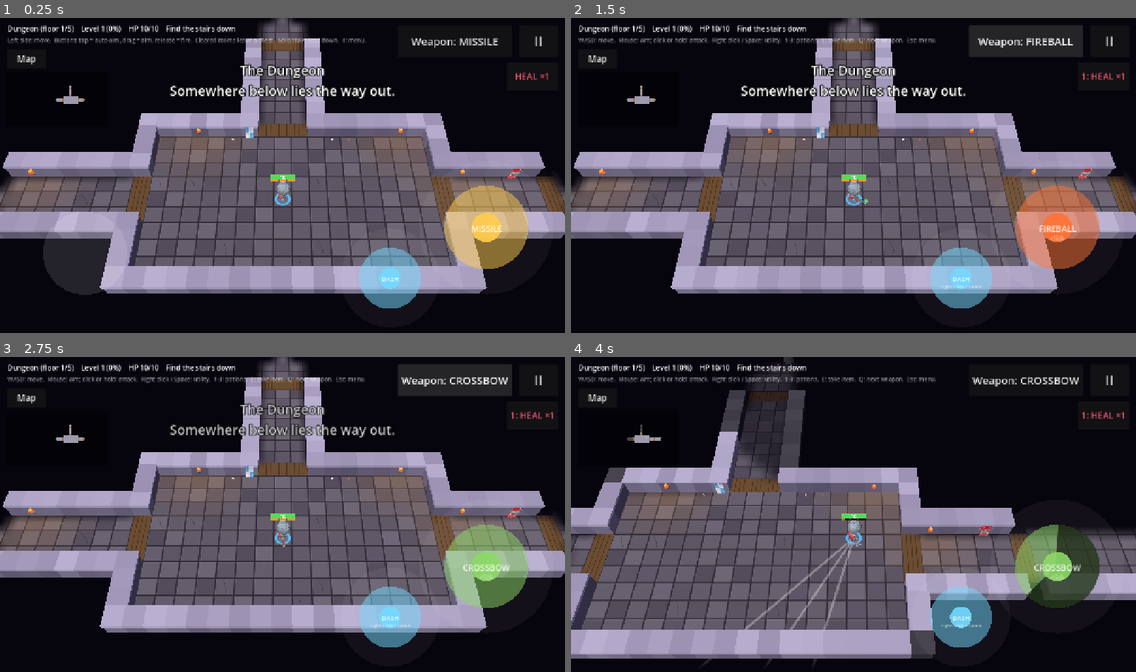
Above: before the commit, frames 1-4 (two rows, left to right).
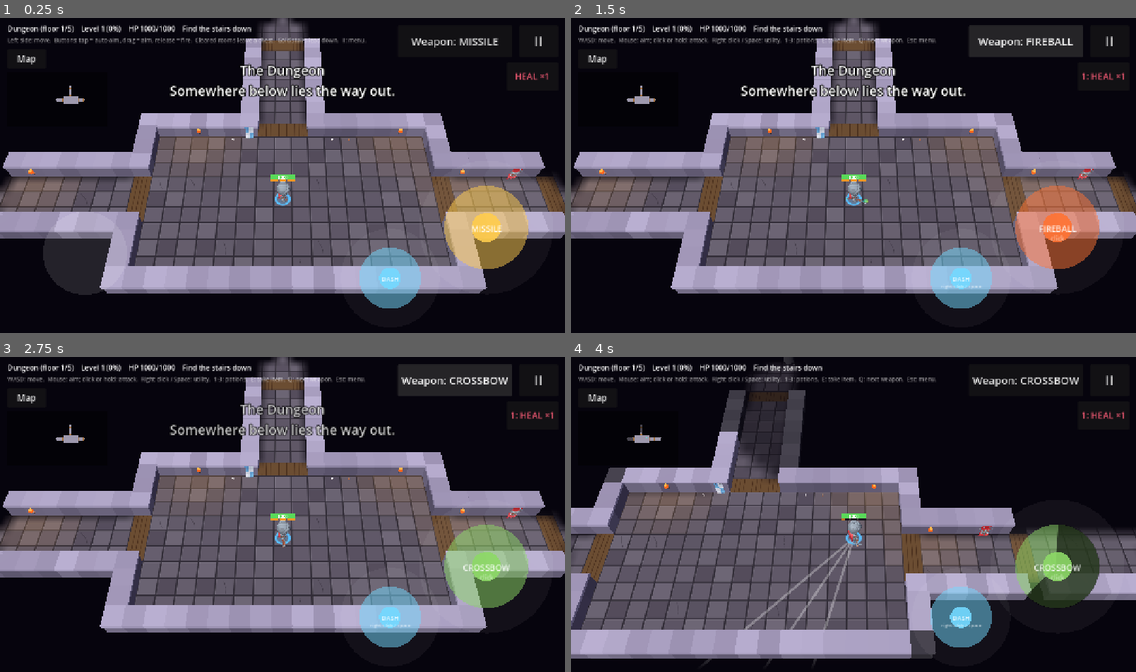
Above: after the commit, the same moments.

Repository: Zenb0t/toto
Game: Godot game, scene res://scenes/main.tscn
The game is run twice, just before and just after one commit, with the same random seed, the same clock (stepped at 60 frames per second) and the same inputs.
Inputs (mouse positions are in pixels of both pictures, inside the frame that each line leads up to):
- Up to frame 1 (0.25 s): no input
- Up to frame 2 (1.5 s): click "Weapon: MISSILE" at 0.5 s; click "Weapon: SWORD" at 1.25 s
- Up to frame 3 (2.75 s): click "Weapon: FIREBALL" at 2 s
- Up to frame 4 (4 s): tap Enter at 2.75 s; move the mouse to (977, 498) at 2.77 s; press the mouse at (977, 498) at 2.78 s; hold D (move_right) 2.78-3.5 s; tap Space at 3.02 s; release the mouse at (977, 498) at 3.5 s; drag from (740, 530) to (825, 577) at 3.52 s

The runs differ from the first frame. In frame 1, 0.3% of the frame differs, in the area x 26-51%, y 2-52%; in frame 2, 0.3%; in frame 3, 0.3%; in frame 4, 0.3%.

Commit message:
Health and damage on a x100 scale; punches do half a missile
- Every health, damage and healing number is 100x bigger: the hero has
  1000, a bandit 300, a Magic Missile does 100, lava 100, levels add 200.
- Knuckles do 50 per punch: two punches to one old point of damage.
- Tune knobs for damage and healing are marked as health points and get
  finer steps; tuning saved on the old scale is multiplied by 100 when
  loaded, so saved tweaks keep their meaning.

Co-Authored-By: Claude Opus 5.5 <noreply@anthropic.com>
Claude-Session: https://claude.ai/code/session_015ZGKCCJdA1nx2f1Xhpqp12

Diff:
--- a/scripts/actors/enemy.gd
+++ b/scripts/actors/enemy.gd
@@ -15,7 +15,7 @@
 ## Every enemy is in this group, so area attacks can find them.
 const GROUP := &"enemies"
 const DEFAULT_MOVE_SPEED := 85.0
-const DEFAULT_MAX_HEALTH := 3
+const DEFAULT_MAX_HEALTH := 300
 ## Every kind of enemy is this much tougher than the Bestiary lists it.
 const DEFAULT_HEALTH_MULTIPLIER := 1.1
 ## Enemies hold one charge of ammo and reload it this many times slower than the player does with the same
--- a/scripts/actors/player.gd
+++ b/scripts/actors/player.gd
@@ -13,7 +13,7 @@
 ## The player is in this group, so area attacks (like the fireball's blast) can find them.
 const GROUP := &"players"
 const DEFAULT_MOVE_SPEED := 140.0
-const MAX_HEALTH := 10
+const MAX_HEALTH := 1000
 const RADIUS := 12.0
 const BODY_COLOR := Color(0.35, 0.75, 1.0)
 const AIM_PREVIEW_COLOR := Color(1, 1, 1, 0.3)
--- a/scripts/dungeon/lava_burn.gd
+++ b/scripts/dungeon/lava_burn.gd
@@ -3,7 +3,7 @@
 ## How much lava hurts whoever stands in it: a burn the moment they step in, then another every
 ## BURN_INTERVAL while they stay. Stepping out resets it. Knows no nodes: the caller says who is where.
 
-const DAMAGE := 1
+const DAMAGE := 100
 const BURN_INTERVAL := 0.5
 
 var _time_in_lava := {}  # actor key -> seconds since the last burn
--- a/scripts/equipment/battleaxe.gd
+++ b/scripts/equipment/battleaxe.gd
@@ -15,5 +15,5 @@
 	windup = 0.35
 	reach = 85.0
 	arc_degrees = 180.0
-	damage = 4
+	damage = 400
 	sweep_seconds = 0.25
--- a/scripts/equipment/crossbow.gd
+++ b/scripts/equipment/crossbow.gd
@@ -6,7 +6,7 @@
 var spread_degrees := 30.0
 var shot_speed := 480.0
 var shot_range := 380.0
-var damage := 1
+var damage := 100
 
 
 func _init() -> void:
@@ -26,7 +26,7 @@
 		Knob.new("spread_degrees", "Spread (deg)", 0, 120, 5),
 		Knob.new("shot_speed", "Shot speed", 100, 1200, 10),
 		Knob.new("shot_range", "Range", 100, 1000, 10),
-		Knob.new("damage", "Damage", 1, 5, 1),
+		Knob.new("damage", "Damage", 10, 500, 10, true),
 	])
 	return result
 
--- a/scripts/equipment/fireball.gd
+++ b/scripts/equipment/fireball.gd
@@ -5,7 +5,7 @@
 
 var shot_speed := 300.0
 var shot_range := 280.0
-var damage := 2
+var damage := 200
 var blast_radius := 70.0
 
 
@@ -24,7 +24,7 @@
 	result.append_array([
 		Knob.new("shot_speed", "Throw speed", 60, 800, 10),
 		Knob.new("shot_range", "Max range", 100, 1000, 10),
-		Knob.new("damage", "Damage", 1, 5, 1),
+		Knob.new("damage", "Damage", 10, 500, 10, true),
 		Knob.new("blast_radius", "Blast radius", 20, 200, 5),
 	])
 	return result
--- a/scripts/equipment/frost_nova.gd
+++ b/scripts/equipment/frost_nova.gd
@@ -4,7 +4,7 @@
 ## them (movement and attacks) for a while. Aiming doesn't matter; holding the button shows the area.
 
 var radius := 110.0
-var damage := 1
+var damage := 100
 ## Slowed enemies act at this fraction of their speed.
 var slow_multiplier := 0.5
 var slow_seconds := 2.5
@@ -22,7 +22,7 @@
 func knobs() -> Array[Knob]:
 	var result: Array[Knob] = [
 		Knob.new("radius", "Radius", 40, 300, 5),
-		Knob.new("damage", "Damage", 0, 5, 1),
+		Knob.new("damage", "Damage", 0, 500, 10, true),
 		Knob.new("slow_multiplier", "Slowed speed (x)", 0.1, 1.0, 0.05),
 		Knob.new("slow_seconds", "Slow time (s)", 0.5, 8.0, 0.1),
 	]
--- a/scripts/equipment/knuckles.gd
+++ b/scripts/equipment/knuckles.gd
@@ -7,7 +7,7 @@
 var punches := 4
 var punch_range := 90.0
 var punch_speed := 900.0
-var damage := 1
+var damage := 50
 ## Punches land a little to either side of the aim, alternating.
 var spread_degrees := 8.0
 ## Seconds between two punches of a flurry.
@@ -30,7 +30,7 @@
 		Knob.new("punches", "Punches", 1, 8, 1),
 		Knob.new("punch_range", "Reach", 30, 200, 5),
 		Knob.new("punch_speed", "Punch speed", 200, 1500, 10),
-		Knob.new("damage", "Damage per punch", 1, 5, 1),
+		Knob.new("damage", "Damage per punch", 10, 500, 10, true),
 		Knob.new("spread_degrees", "Spread (deg)", 0, 30, 1),
 		Knob.new("punch_gap", "Between punches (s)", 0.0, 0.3, 0.01),
 	])
--- a/scripts/equipment/lightning_bolt.gd
+++ b/scripts/equipment/lightning_bolt.gd
@@ -5,7 +5,7 @@
 
 var shot_speed := 620.0
 var shot_range := 480.0
-var damage := 1
+var damage := 100
 ## How many times it jumps on from an enemy it hit, and how far it can jump.
 var chains := 2
 var chain_range := 160.0
@@ -26,7 +26,7 @@
 	result.append_array([
 		Knob.new("shot_speed", "Shot speed", 200, 1500, 10),
 		Knob.new("shot_range", "Range", 100, 1200, 10),
-		Knob.new("damage", "Damage", 1, 5, 1),
+		Knob.new("damage", "Damage", 10, 500, 10, true),
 		Knob.new("chains", "Jumps", 0, 5, 1),
 		Knob.new("chain_range", "Jump range", 40, 400, 10),
 	])
--- a/scripts/equipment/magic_missile.gd
+++ b/scripts/equipment/magic_missile.gd
@@ -5,7 +5,7 @@
 
 var shot_speed := 360.0
 var shot_range := 420.0
-var shot_damage := 1
+var shot_damage := 100
 
 
 func _init() -> void:
@@ -23,7 +23,7 @@
 	result.append_array([
 		Knob.new("shot_speed", "Shot speed", 100, 1200, 10),
 		Knob.new("shot_range", "Range", 100, 1000, 10),
-		Knob.new("shot_damage", "Damage", 1, 5, 1),
+		Knob.new("shot_damage", "Damage", 10, 500, 10, true),
 	])
 	return result
 
--- a/scripts/equipment/mephitic_cloud.gd
+++ b/scripts/equipment/mephitic_cloud.gd
@@ -5,7 +5,7 @@
 
 var shot_speed := 320.0
 var shot_range := 380.0
-var damage := 1
+var damage := 100
 var cloud_radius := 75.0
 var cloud_seconds := 3.0
 
@@ -24,7 +24,7 @@
 	var result := super.knobs()
 	result.append_array([
 		Knob.new("shot_range", "Max range", 100, 1000, 10),
-		Knob.new("damage", "Damage per tick", 1, 3, 1),
+		Knob.new("damage", "Damage per tick", 10, 300, 10, true),
 		Knob.new("cloud_radius", "Cloud radius", 20, 200, 5),
 		Knob.new("cloud_seconds", "Cloud time (s)", 0.5, 8.0, 0.1),
 	])
--- a/scripts/equipment/sword.gd
+++ b/scripts/equipment/sword.gd
@@ -5,7 +5,7 @@
 
 var reach := 70.0
 var arc_degrees := 110.0
-var damage := 2
+var damage := 200
 var sweep_seconds := 0.15
 
 
@@ -25,7 +25,7 @@
 		Knob.new("reach", "Reach", 30, 200, 5),
 		Knob.new("arc_degrees", "Arc (deg)", 20, 360, 5),
 		Knob.new("sweep_seconds", "Sweep (s)", 0.0, 0.6, 0.01),
-		Knob.new("damage", "Damage", 1, 5, 1),
+		Knob.new("damage", "Damage", 10, 500, 10, true),
 	])
 	return result
 
--- a/scripts/monsters/bestiary.gd
+++ b/scripts/monsters/bestiary.gd
@@ -19,23 +19,23 @@
 static func all() -> Array[Monster]:
 	return [
 		# id, name, map letter, weapon, health, speed, size, extra damage, race, colour
-		Monster.new("kobold", "Kobold", "k", "sword", 2, 1.25, 0.8, 0, "kobold", KOBOLD_COLOR),
-		Monster.new("goblin", "Goblin", "g", "wand", 2, 1.1, 0.85, 0, "goblin", GOBLIN_COLOR),
-		Monster.new("goblin_archer", "Goblin archer", "a", "crossbow", 2, 1.1, 0.85, 0, "goblin", GOBLIN_COLOR),
-		Monster.new("bandit", "Bandit", "s", "sword", 3, 1.0, 1.0, 0, "human", HUMAN_COLOR),
-		Monster.new("apprentice", "Apprentice", "w", "wand", 3, 1.0, 1.0, 0, "human", HUMAN_COLOR),
-		Monster.new("crossbowman", "Crossbowman", "c", "crossbow", 3, 1.0, 1.0, 0, "human", HUMAN_COLOR),
-		Monster.new("pyromancer", "Pyromancer", "f", "fireball", 3, 1.0, 1.0, 0, "human", HUMAN_COLOR),
-		Monster.new("necromancer", "Necromancer", "n", "mephitic_cloud", 4, 0.95, 1.0, 0, "human", NECROMANCER_COLOR),
-		Monster.new("orc", "Orc", "o", "sword", 5, 1.0, 1.15, 0, "orc", ORC_COLOR),
-		Monster.new("orc_wizard", "Orc wizard", "W", "fireball", 4, 0.95, 1.1, 0, "orc", ORC_WIZARD_COLOR),
-		Monster.new("dwarf", "Dwarf", "d", "crossbow", 8, 0.7, 0.95, 0, "dwarf", DWARF_COLOR),
-		Monster.new("deep_elf_mage", "Deep elf mage", "e", "lightning_bolt", 5, 1.05, 0.95, 0, "elf", DEEP_ELF_COLOR),
-		Monster.new("skeleton", "Skeleton", "z", "sword", 4, 0.9, 1.0, 0, "undead", UNDEAD_COLOR),
-		Monster.new("skeleton_archer", "Skeleton archer", "x", "crossbow", 4, 0.9, 1.0, 0, "undead", UNDEAD_COLOR),
-		Monster.new("skeletal_mage", "Skeletal mage", "m", "mephitic_cloud", 5, 0.9, 1.0, 0, "undead", UNDEAD_COLOR),
-		Monster.new("skeleton_warrior", "Skeleton warrior", "Z", "battleaxe", 7, 0.85, 1.1, 0, "undead", UNDEAD_COLOR),
-		Monster.new("ogre", "Ogre", "O", "battleaxe", 14, 0.6, 1.6, 1, "ogre", OGRE_COLOR),
+		Monster.new("kobold", "Kobold", "k", "sword", 200, 1.25, 0.8, 0, "kobold", KOBOLD_COLOR),
+		Monster.new("goblin", "Goblin", "g", "wand", 200, 1.1, 0.85, 0, "goblin", GOBLIN_COLOR),
+		Monster.new("goblin_archer", "Goblin archer", "a", "crossbow", 200, 1.1, 0.85, 0, "goblin", GOBLIN_COLOR),
+		Monster.new("bandit", "Bandit", "s", "sword", 300, 1.0, 1.0, 0, "human", HUMAN_COLOR),
+		Monster.new("apprentice", "Apprentice", "w", "wand", 300, 1.0, 1.0, 0, "human", HUMAN_COLOR),
+		Monster.new("crossbowman", "Crossbowman", "c", "crossbow", 300, 1.0, 1.0, 0, "human", HUMAN_COLOR),
+		Monster.new("pyromancer", "Pyromancer", "f", "fireball", 300, 1.0, 1.0, 0, "human", HUMAN_COLOR),
+		Monster.new("necromancer", "Necromancer", "n", "mephitic_cloud", 400, 0.95, 1.0, 0, "human", NECROMANCER_COLOR),
+		Monster.new("orc", "Orc", "o", "sword", 500, 1.0, 1.15, 0, "orc", ORC_COLOR),
+		Monster.new("orc_wizard", "Orc wizard", "W", "fireball", 400, 0.95, 1.1, 0, "orc", ORC_WIZARD_COLOR),
+		Monster.new("dwarf", "Dwarf", "d", "crossbow", 800, 0.7, 0.95, 0, "dwarf", DWARF_COLOR),
+		Monster.new("deep_elf_mage", "Deep elf mage", "e", "lightning_bolt", 500, 1.05, 0.95, 0, "elf", DEEP_ELF_COLOR),
+		Monster.new("skeleton", "Skeleton", "z", "sword", 400, 0.9, 1.0, 0, "undead", UNDEAD_COLOR),
+		Monster.new("skeleton_archer", "Skeleton archer", "x", "crossbow", 400, 0.9, 1.0, 0, "undead", UNDEAD_COLOR),
+		Monster.new("skeletal_mage", "Skeletal mage", "m", "mephitic_cloud", 500, 0.9, 1.0, 0, "undead", UNDEAD_COLOR),
+		Monster.new("skeleton_warrior", "Skeleton warrior", "Z", "battleaxe", 700, 0.85, 1.1, 0, "undead", UNDEAD_COLOR),
+		Monster.new("ogre", "Ogre", "O", "battleaxe", 1400, 0.6, 1.6, 100, "ogre", OGRE_COLOR),
 	]
 
 
--- a/scripts/monsters/monster.gd
+++ b/scripts/monsters/monster.gd
@@ -9,7 +9,7 @@
 ## Its symbol in the map format (see DungeonMapParser).
 var letter := ""
 var weapon_id := ""
-var max_health := 3
+var max_health := 300
 ## How fast it moves, relative to the tuned enemy speed.
 var speed_multiplier := 1.0
 ## How big it is, relative to an ordinary enemy: its body (what attacks hit) and its model.
--- a/scripts/potions/healing_potion.gd
+++ b/scripts/potions/healing_potion.gd
@@ -2,7 +2,7 @@
 extends Potion
 ## Restores some health at once. The only way to heal: the Heal utility it replaced was too strong.
 
-var amount := 4
+var amount := 400
 
 
 func _init() -> void:
@@ -15,7 +15,7 @@
 
 
 func knobs() -> Array[Knob]:
-	return [Knob.new("amount", "Health restored", 1, 10, 1)]
+	return [Knob.new("amount", "Health restored", 50, 1000, 10, true)]
 
 
 func effect() -> UtilityEffect:
--- a/scripts/potions/might_potion.gd
+++ b/scripts/potions/might_potion.gd
@@ -2,7 +2,7 @@
 extends Potion
 ## Hits harder for a while: every attack does extra damage.
 
-var bonus_damage := 1
+var bonus_damage := 100
 var duration := 8.0
 
 
@@ -16,7 +16,7 @@
 
 func knobs() -> Array[Knob]:
 	return [
-		Knob.new("bonus_damage", "Extra damage", 1, 5, 1),
+		Knob.new("bonus_damage", "Extra damage", 10, 500, 10, true),
 		Knob.new("duration", "Duration (s)", 1.0, 20.0, 0.5),
 	]
 
--- a/scripts/run/experience.gd
+++ b/scripts/run/experience.gd
@@ -5,9 +5,9 @@
 
 const MAX_LEVEL := 10
 ## Going from level n to n + 1 takes n times this many points.
-const POINTS_PER_LEVEL := 5
+const POINTS_PER_LEVEL := 500
 ## Extra maximum health for every level above the first.
-const HEALTH_PER_LEVEL := 2
+const HEALTH_PER_LEVEL := 200
 
 var points := 0
 
--- a/scripts/settings/game_settings.gd
+++ b/scripts/settings/game_settings.gd
@@ -7,6 +7,11 @@
 const _LAYOUT_KEY := "layout"
 const _TUNING_SECTION := "tuning"
 const _TUNING_KEY := "values"
+## How many health points one point of health was when the values were saved. Saves from before it
+## existed were on the old scale, where a hero had 10 health instead of 1000.
+const _TUNING_SCALE_KEY := "health_scale"
+const OLD_HEALTH_SCALE := 1
+const HEALTH_SCALE := 100
 
 const _MINIMAP_SECTION := "minimap"
 const _MINIMAP_KEY := "shown"
@@ -29,14 +34,23 @@
 
 func load_tuning() -> Tuning:
 	var tuning := GameTuning.create()
-	var data: Variant = _store.load_section(_TUNING_SECTION).get(_TUNING_KEY)
+	var section := _store.load_section(_TUNING_SECTION)
+	var data: Variant = section.get(_TUNING_KEY)
 	if data is Dictionary:
-		tuning.load_dict(data)
+		var factor := _points_factor(section.get(_TUNING_SCALE_KEY, OLD_HEALTH_SCALE))
+		tuning.load_dict(GameTuning.rescaled_points(data, factor))
 	return tuning
 
 
+## What saved health points are multiplied by to reach today's scale. A broken scale leaves them as they are.
+static func _points_factor(saved_scale: Variant) -> float:
+	if (saved_scale is int or saved_scale is float) and saved_scale > 0:
+		return float(HEALTH_SCALE) / saved_scale
+	return 1.0
+
+
 func save_tuning(tuning: Tuning) -> Error:
-	return _store.save_section(_TUNING_SECTION, {_TUNING_KEY: tuning.to_dict()})
+	return _store.save_section(_TUNING_SECTION, {_TUNING_KEY: tuning.to_dict(), _TUNING_SCALE_KEY: HEALTH_SCALE})
 
 
 
--- a/scripts/tuning/game_tuning.gd
+++ b/scripts/tuning/game_tuning.gd
@@ -163,6 +163,31 @@
 	return Tuning.new(params)
 
 
+## The keys of knobs counted in health points (damage, healing), which old saves hold on an older scale.
+static func points_keys() -> Array[String]:
+	var keys: Array[String] = []
+	var tunables: Array = []
+	tunables.append_array(weapons())
+	tunables.append_array(utilities())
+	tunables.append_array(potions())
+	for each: Object in tunables:
+		for knob: Knob in each.knobs():
+			if knob.is_points:
+				keys.append(key(each.id, knob.field))
+	return keys
+
+
+## Saved values brought from an older health scale to this one: health points are multiplied by factor, the
+## rest stays as it was. Returns a new dictionary.
+static func rescaled_points(saved: Dictionary, factor: float) -> Dictionary:
+	var result := saved.duplicate()
+	for points_key in points_keys():
+		var value: Variant = result.get(points_key)
+		if value is float or value is int:
+			result[points_key] = value * factor
+	return result
+
+
 ## The Tune screen's menu: every group of knobs, sorted into sections. Weapons and utilities each get an
 ## entry under their section, with the equipped one marked.
 static func sections(equipped_weapon_id: String, equipped_utility_id: String) -> Array[TuningSection]:
--- a/scripts/tuning/knob.gd
+++ b/scripts/tuning/knob.gd
@@ -8,11 +8,16 @@
 var min_value: float
 var max_value: float
 var step: float
+## Health points (damage, healing): these moved to a finer scale once, and old saves get scaled with them.
+var is_points: bool
 
 
-func _init(field_name: String, knob_label: String, minimum: float, maximum: float, step_size: float) -> void:
+func _init(
+		field_name: String, knob_label: String, minimum: float, maximum: float, step_size: float,
+		counts_points := false) -> void:
 	field = field_name
 	label = knob_label
 	min_value = minimum
 	max_value = maximum
 	step = step_size
+	is_points = counts_points
--- a/tests/integration/test_monsters.gd
+++ b/tests/integration/test_monsters.gd
@@ -29,7 +29,7 @@
 
 func test_tuned_health_scales_every_kind_but_leaves_at_least_one() -> void:
 	assert_eq(_monster_at(Vector2.ZERO, "orc", 2.0).health.maximum, Bestiary.by_id("orc").max_health * 2)
-	assert_eq(_monster_at(Vector2(0, 100), "kobold", 0.1).health.maximum, 1)
+	assert_eq(_monster_at(Vector2(0, 100), "kobold", 0.001).health.maximum, 1)
 
 
 func test_a_big_monster_is_hit_from_farther_away() -> void:
--- a/tests/unit/test_game_settings.gd
+++ b/tests/unit/test_game_settings.gd
@@ -33,6 +33,25 @@
 	assert_eq(_settings().load_tuning().value(GameTuning.key("wand", "windup")), 0.5)
 
 
+func test_saved_damage_is_there_next_time_the_game_starts() -> void:
+	var tuning := GameTuning.create()
+	tuning.set_value(GameTuning.key("sword", "damage"), 250)
+	_settings().save_tuning(tuning)
+
+	assert_eq(_settings().load_tuning().value(GameTuning.key("sword", "damage")), 250.0)
+
+
+func test_damage_saved_before_health_went_up_a_hundredfold_is_scaled_with_it() -> void:
+	var config := ConfigFile.new()
+	config.set_value("tuning", "values", {"sword.damage": 3, "wand.windup": 0.4})
+	config.save(PATH)
+
+	var tuning := _settings().load_tuning()
+
+	assert_eq(tuning.value(GameTuning.key("sword", "damage")), 300.0)
+	assert_eq(tuning.value(GameTuning.key("wand", "windup")), 0.4)
+
+
 func test_saving_tuning_keeps_the_saved_layout() -> void:
 	var layout := ControlLayout.new()
 	layout.set_diameter(ControlLayout.UTILITY, 222.0)
--- a/tests/unit/test_game_tuning.gd
+++ b/tests/unit/test_game_tuning.gd
@@ -146,9 +146,9 @@
 func test_each_potion_keeps_its_own_settings() -> void:
 	var tuning := GameTuning.create()
 
-	tuning.set_value(GameTuning.key("healing", "amount"), 7)
+	tuning.set_value(GameTuning.key("healing", "amount"), 700)
 
-	assert_eq((GameTuning.potion(tuning, "healing") as HealingPotion).amount, 7)
+	assert_eq((GameTuning.potion(tuning, "healing") as HealingPotion).amount, 700)
 	assert_eq(GameTuning.potion(tuning, "haste").id, "haste")
 
 
@@ -157,3 +157,15 @@
 
 	assert_gt(weights["healing"], weights["haste"])
 	assert_gt(weights["healing"], weights["might"])
+
+
+func test_damage_and_healing_knobs_count_health_points() -> void:
+	var keys := GameTuning.points_keys()
+
+	assert_has(keys, GameTuning.key("sword", "damage"))
+	assert_has(keys, GameTuning.key("healing", "amount"))
+	assert_does_not_have(keys, GameTuning.key("sword", "windup"))
+
+
+func test_two_punches_do_what_one_magic_missile_does() -> void:
+	assert_eq(Knuckles.new().damage * 2, MagicMissile.new().shot_damage)
Not shown, changed: docs/design.md
